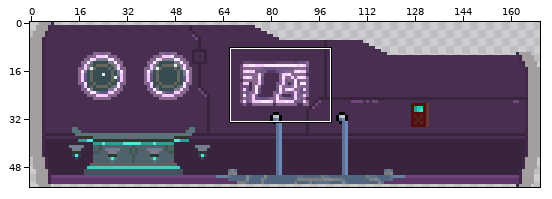
Two states of a sprite sheet, assets/images/bar.png. The picture above shows the old version from afar; the outline marks the close-up.
Close-up. Before:
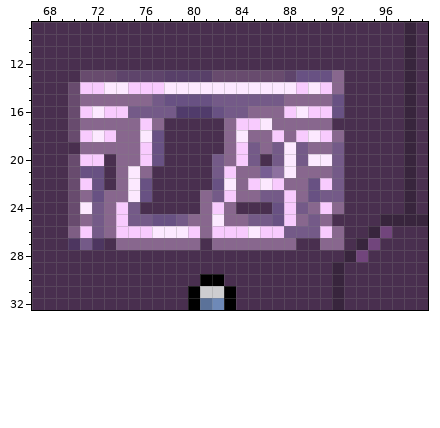
The file is 170x55 pixels. Colours within 5 levels of each other are drawn and written as one. Shown: x 67..99, y 9..32.
New version:
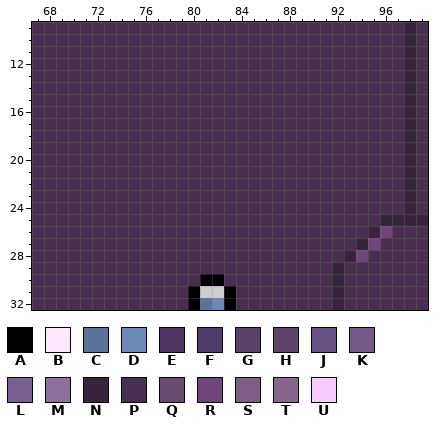
Palette (. is transparent): A #000000  B #fce9ff  C #5b7299  D #6e89b7  E #4d3660  F #503b6b  G #584069  H #5e446b  J #685183  K #745a88  L #775e93  M #8d70a0  N #38253d  P #492f4f  Q #684b6e  R #71457c  S #7e5e84  T #88678e  U #f8cbfe
Edits made:
{"y":13,"x":71,"old":"QQQHHHHGGGGQQQQQQHJJJT","new":"PPPPPPPPPPPPPPPPPPPPPP"}
{"y":14,"x":70,"old":"QUUBBUUUBBBBBBBBBBBUBUT","new":"PPPPPPPPPPPPPPPPPPPPPPP"}
{"y":15,"x":70,"old":"QTTTTTTKJJJJKKKKKKTTTTJ","new":"PPPPPPPPPPPPPPPPPPPPPPP"}
{"y":16,"x":70,"old":"QUBUUKKKKFFFJKKTTTUBUUJ","new":"PPPPPPPPPPPPPPPPPPPPPPP"}
{"y":17,"x":70,"old":"QTTTTTUT","new":"PPPPPPPP"}
{"y":17,"x":83,"old":"TUUBTTTTT","new":"PPPPPPPPP"}
{"y":18,"x":70,"old":"QUBUTTBJ","new":"PPPPPPPP"}
{"y":18,"x":83,"old":"TBTTUTUBUT","new":"PPPPPPPPPP"}
{"y":19,"x":71,"old":"TTTTTUJ","new":"PPPPPPP"}
{"y":19,"x":83,"old":"TUKTKBKTTK","new":"PPPPPPPPPP"}
{"y":20,"x":70,"old":"QUU","new":"PPP"}
{"y":20,"x":74,"old":"TTUJ","new":"PPPP"}
{"y":20,"x":82,"old":"KTUK","new":"PPPP"}
{"y":20,"x":87,"old":"KBKBBK","new":"PPPPPP"}
{"y":21,"x":70,"old":"QJJ","new":"PPP"}
{"y":21,"x":74,"old":"TBT","new":"PPP"}
{"y":21,"x":82,"old":"KUTTLMBTTTK","new":"PPPPPPPPPPP"}
{"y":22,"x":70,"old":"QUJ","new":"PPP"}
{"y":22,"x":74,"old":"TBJ","new":"PPP"}
{"y":22,"x":82,"old":"JBTUBUTTJUK","new":"PPPPPPPPPPP"}
{"y":23,"x":70,"old":"QTJTTBJ","new":"PPPPPPP"}
{"y":23,"x":81,"old":"TKUTTKKUTJKK","new":"PPPPPPPPPPPP"}
{"y":24,"x":70,"old":"QBKTUK","new":"PPPPPP"}
{"y":24,"x":81,"old":"TUT","new":"PPP"}
{"y":24,"x":87,"old":"JUKTUT","new":"PPPPPP"}
{"y":25,"x":70,"old":"QTKTUKKJJKTTBTTKKJUTKT","new":"PPPPPPPPPPPPPPPPPPPPPP"}
{"y":26,"x":70,"old":"SUKTUUUBBBUTUUUBUUKKKUT","new":"PPPPPPPPPPPPPPPPPPPPPPP"}
{"y":27,"x":70,"old":"EKE","new":"PPP"}
{"y":27,"x":74,"old":"TTTTTTT","new":"PPPPPPP"}
{"y":27,"x":82,"old":"TTTTTTT","new":"PPPPPPP"}
{"y":27,"x":91,"old":"TT","new":"PP"}
